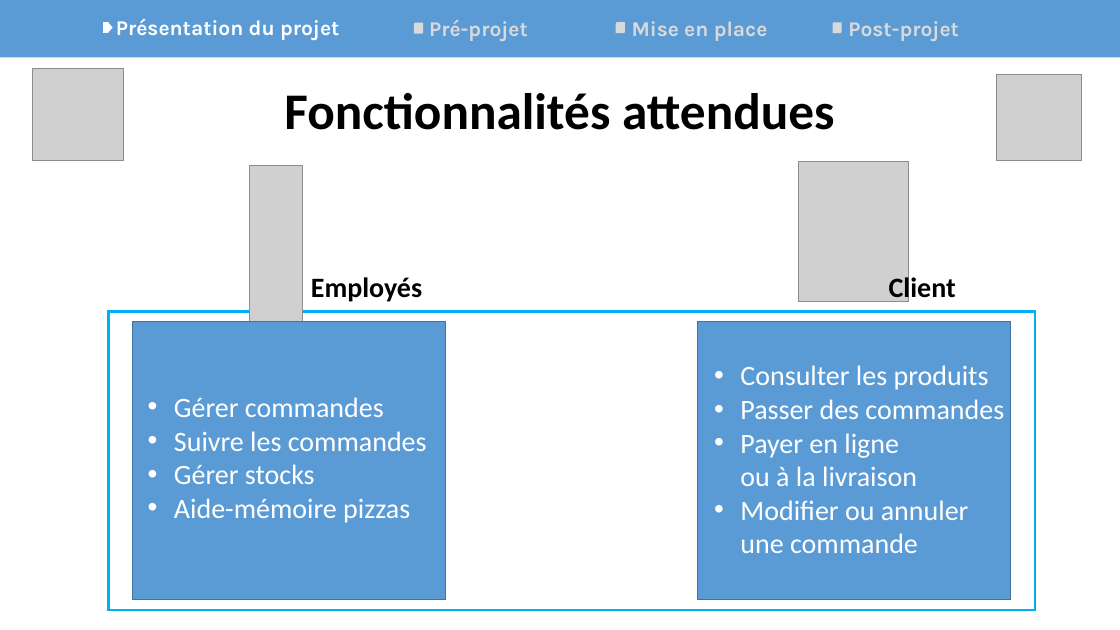
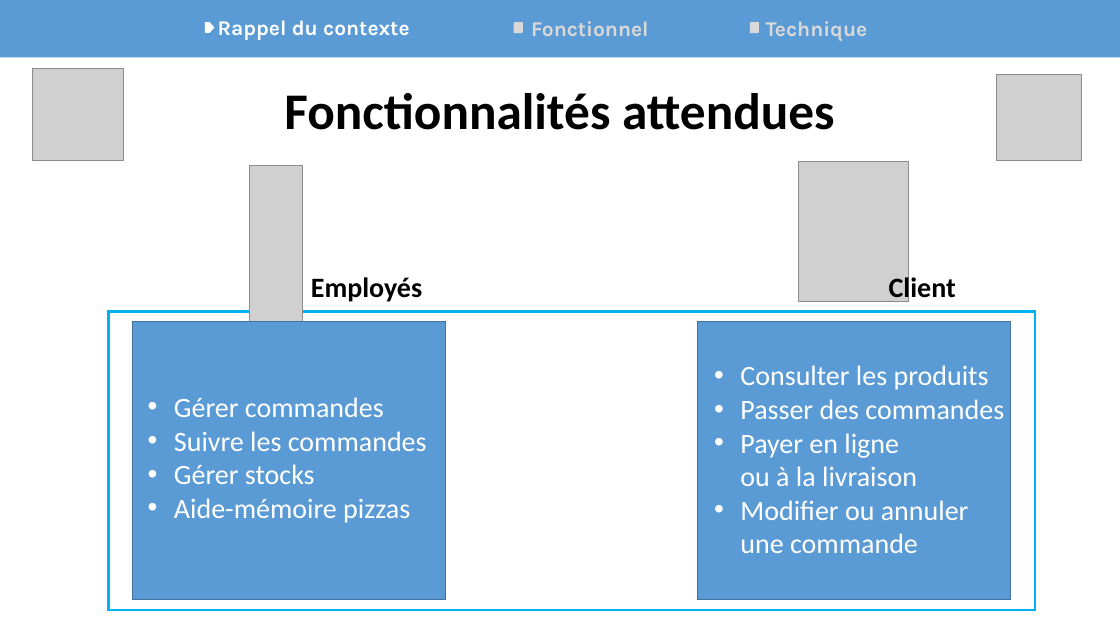
Before and after one commit to Synkied/OC_Projet-4, a slide deck: slide 3 of doc/Projet4_OCPizza_Arguments.pptx. Drawn at 1120x630 pixels with LibreOffice and Linux fonts; fonts in the diff are those of the drawing; grey boxes stand for pictures. Boxes give left, top, right and bottom in pixels: in the first picture for what was removed or moved away, otherwise in the second. Text is boxed around its words. In the diff, an @@ line names an element or a change of style, - is before the commit and + after.

```diff
--- a/doc/Projet4_OCPizza_Arguments.pptx
+++ b/doc/Projet4_OCPizza_Arguments.pptx
@@ pentagon arrow: place and size @@
-pentagon arrow at [103, 22, 113, 33]
+pentagon arrow at [205, 22, 214, 33]
@@ text at [218, 20, 409, 40]: text changed @@
-Présentation du projet
+Rappel du contexte
@@ text removed at [429, 20, 528, 41] @@
-Pré-projet
@@ round diag rect: place and size @@
-round diag rect at [414, 23, 423, 34]
+round diag rect at [514, 22, 523, 33]
@@ text added at [531, 21, 649, 36], 18 pt, text #D9D9D9, bold @@
+Fonctionnel
@@ round diag rect removed at [616, 22, 625, 33] @@
@@ text removed at [632, 21, 768, 41] @@
-Mise en place
@@ round diag rect: place and size @@
-round diag rect at [833, 23, 842, 34]
+round diag rect at [750, 22, 760, 33]
@@ text added at [766, 21, 868, 41], 18 pt, text #D9D9D9, bold @@
+Technique
@@ text removed at [848, 21, 959, 41] @@
-Post-projet
```
Also in this commit, not shown: 1 other file.
